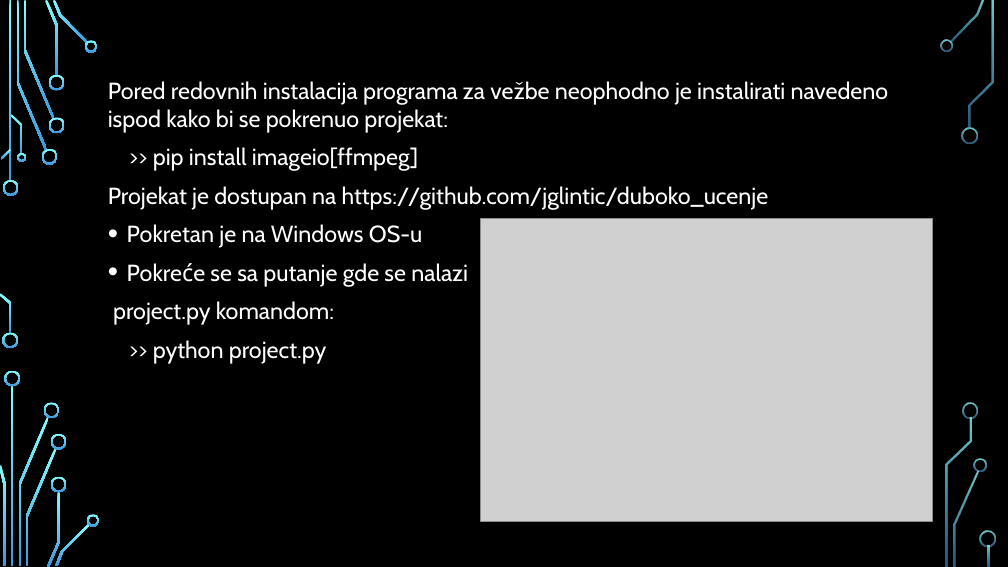
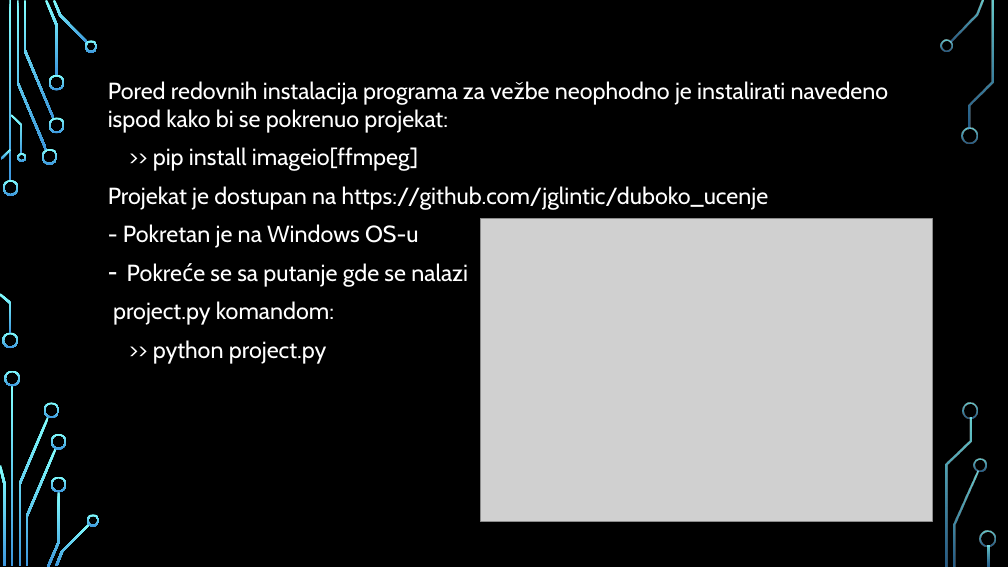
Before and after one commit to jglintic/duboko_ucenje, a slide deck: slide 2 of dubuko_ucenje_projekat_ppt.pptx. Drawn at 1008x567 pixels with LibreOffice and Linux fonts; fonts in the diff are those of the drawing; grey boxes stand for pictures; background and template pictures are left out. Boxes give left, top, right and bottom in pixels: in the first picture for what was removed or moved away, otherwise in the second. Text is boxed around its words. In the diff, an @@ line names an element or a change of style, - is before the commit and + after.

```diff
--- a/dubuko_ucenje_projekat_ppt.pptx
+++ b/dubuko_ucenje_projekat_ppt.pptx
@@ text at (123, 224, 419, 248): text changed @@
-• Pokretan je na Windows OS-u
+- Pokretan je na Windows OS-u
```
Also in this commit, not shown: 15 other slides changed, 1 slide added, 1 slide removed, 2 other files.
